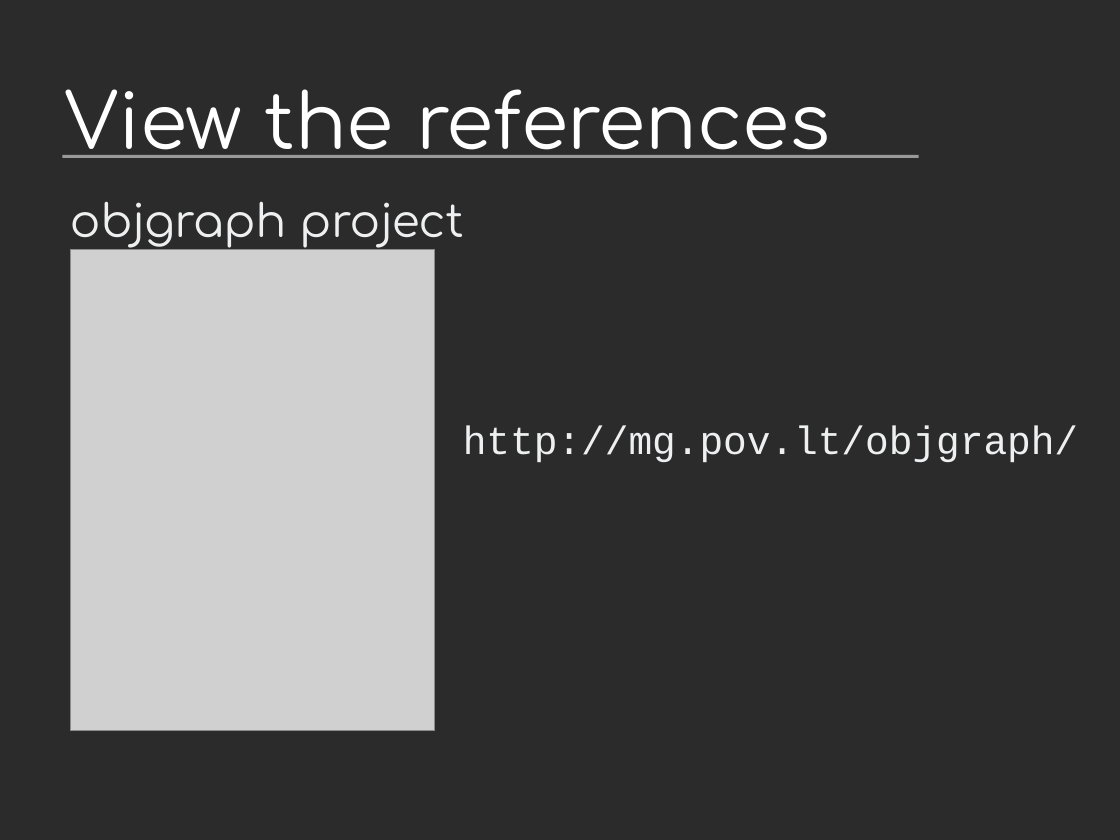
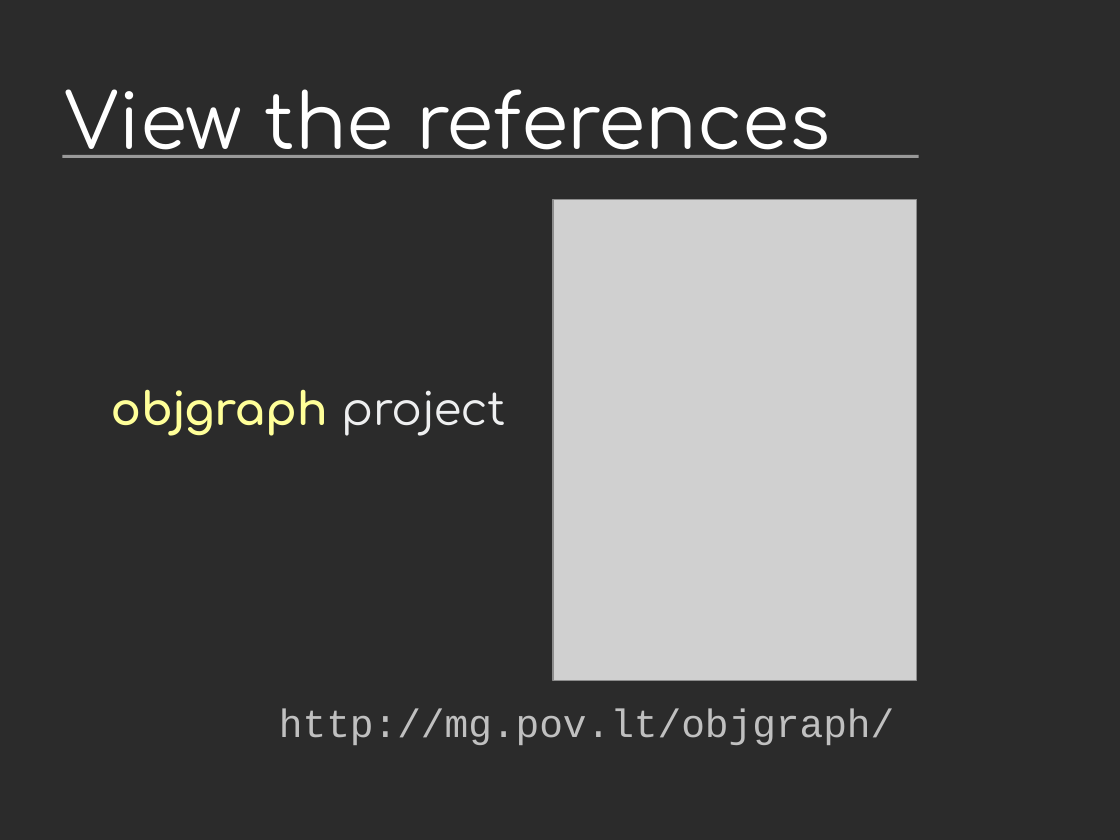
Before and after one commit to vstinner/talks, a slide deck: slide 6 of 2014-Pycon-Montreal/tracemalloc.odp (slide 9 before the commit). Drawn at 1120x840 pixels with LibreOffice and Linux fonts; fonts in the diff are those of the drawing; grey boxes stand for pictures; background and template pictures are left out; a plain dark background stands for a picture behind light text. Boxes give left, top, right and bottom in pixels: in the first picture for what was removed or moved away, otherwise in the second. Text is boxed around its words. In the diff, an @@ line names an element or a change of style, - is before the commit and + after.

```diff
--- a/2014-Pycon-Montreal/tracemalloc.odp
+++ b/2014-Pycon-Montreal/tracemalloc.odp
@@ picture: place and size @@
-picture at [71,250,435,731]
+picture at [553,200,917,681]
@@ text "objgraph project": place and size @@
-text "objgraph project" at [70,201,463,247]
+text "objgraph project" at [111,389,505,435]
@@ text "objgraph project" at [111,389,505,435]: text colour #EEEFF0 to #FFFF99, bold on in "objgraph" @@
@@ text "http://mg.pov.lt/objgraph/": place and size @@
-text "http://mg.pov.lt/objgraph/" at [463,426,1078,462]
+text "http://mg.pov.lt/objgraph/" at [279,709,894,745]
@@ text "http://mg.pov.lt/objgraph/" at [279,709,894,745]: text colour #EEEFF0 to #C0C0C0 @@
```
Also in this commit, not shown: 6 other slides changed, 2 slides added, 2 slides removed, 3 other files.
